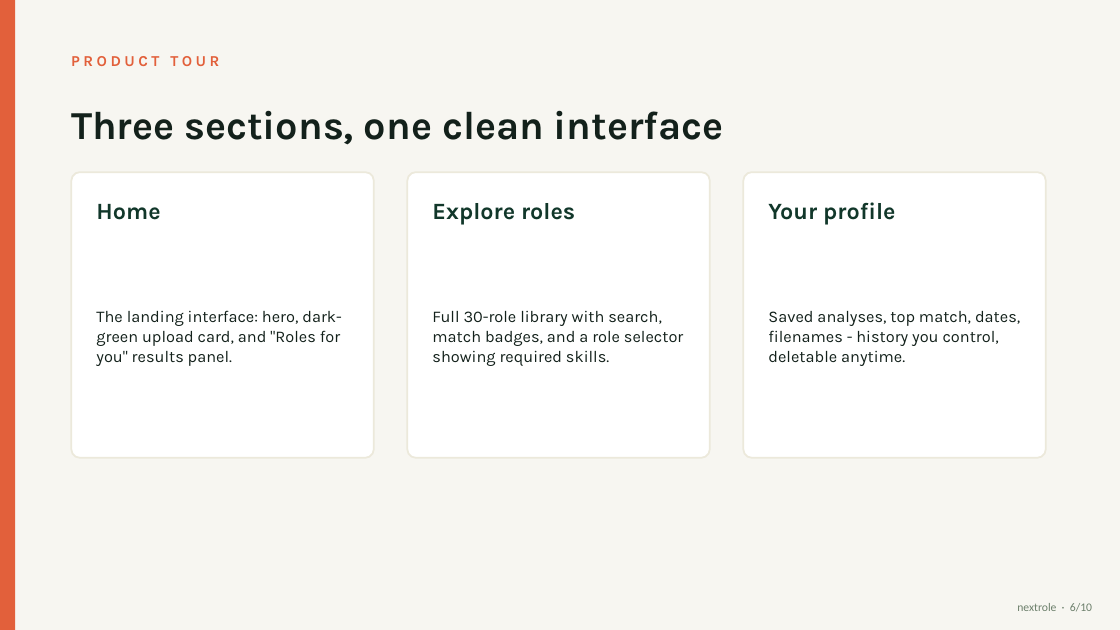
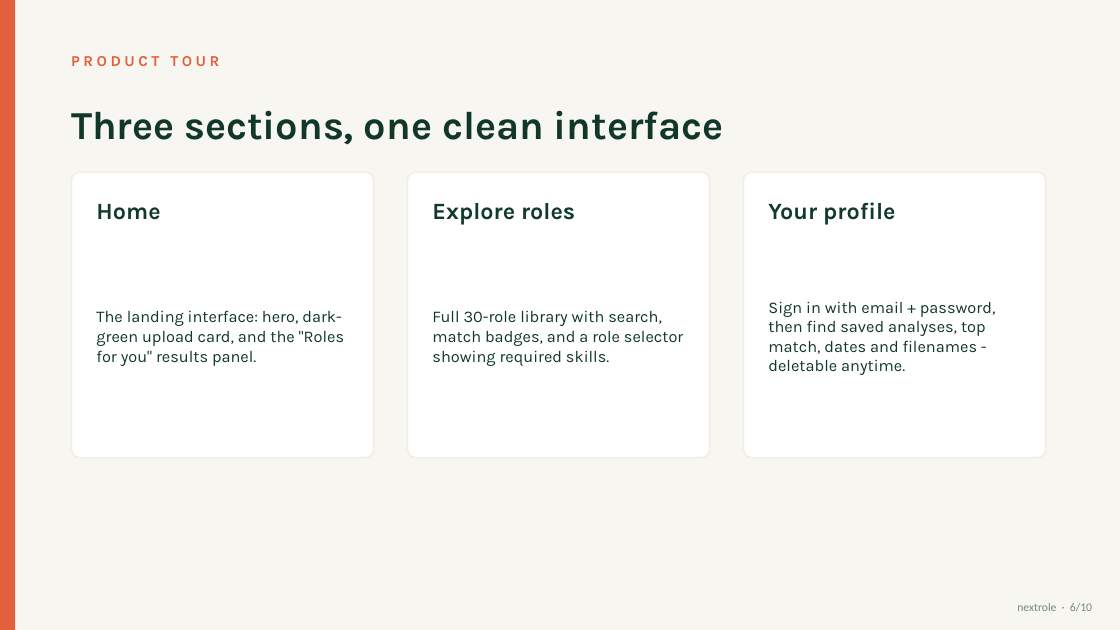
Before and after one commit to saxenavansh070-droid/nextrole, a slide deck: slide 6 of docs/NextRole-Presentation.pptx. Drawn at 1120x630 pixels with LibreOffice and Linux fonts; fonts in the diff are those of the drawing. Boxes give left, top, right and bottom in pixels: in the first picture for what was removed or moved away, otherwise in the second. Text is boxed around its words. In the diff, an @@ line names an element or a change of style, - is before the commit and + after.

```diff
--- a/docs/NextRole-Presentation.pptx
+++ b/docs/NextRole-Presentation.pptx
@@ text "Three sections, one clean interface" at (71,110,724,145): text colour #13211B to #11372A @@
@@ outline #ECE9DB 1.5 pt to #F1EFE6 1.5 pt in 3 elements at (71,172,374,458), (408,172,710,458), (744,172,1046,458) @@
@@ text "Full 30-role library with search, ..." at (432,311,683,366): text colour #13211B to #11372A @@
@@ text at (96,310,344,366): text changed; text colour #13211B to #11372A @@
-The landing interface: hero, dark-green upload card, and "Roles for you" results panel.
+The landing interface: hero, dark-green upload card, and the "Roles for you" results panel.
@@ text at (768,301,996,375): text changed; text colour #13211B to #11372A @@
-Saved analyses, top match, dates, filenames - history you control, deletable anytime.
+Sign in with email + password, then find saved analyses, top match, dates and filenames - deletable anytime.
@@ text "nextrole · 6/10" at (1017,603,1092,611): text colour #6C7F6B to #75897D @@
```
Also in this commit, not shown: 9 other slides changed.
